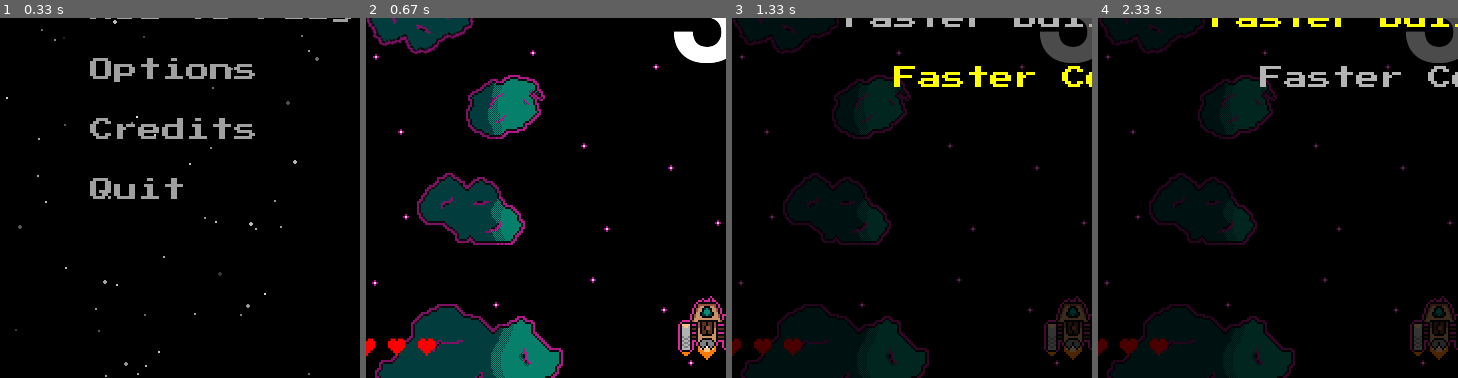
Above: before the commit, frames 1-4 (left to right).
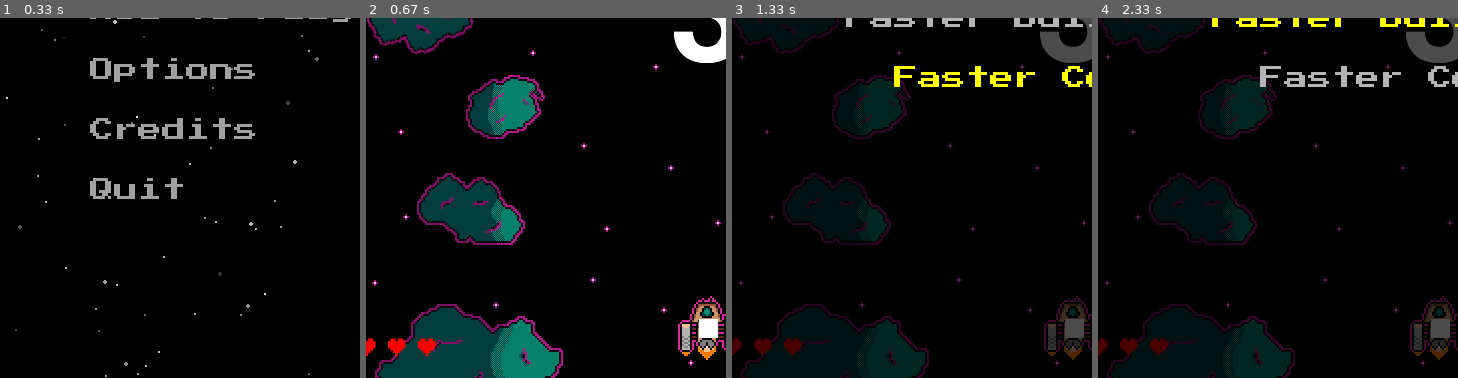
Above: after the commit, the same moments.

Repository: software-engineering-game/pygame-game
Game: pygame game, started from main.py
The game is run twice, just before and just after one commit, with the same random seed, the same clock (stepped at 60 frames per second) and the same inputs.
Inputs:
- Up to frame 1 (0.33 s): no input
- Up to frame 2 (0.67 s): tap Enter at 0.33 s
- Up to frame 3 (1.33 s): tap T at 0.67 s; hold Up from 1 s (still down)
- Up to frame 4 (2.33 s): release Up at 1.47 s; hold Down 1.5-1.8 s; hold Up 1.83-2.2 s; hold Down from 2.23 s (still down)
The pictures show only the part of the screen within x 2-52%, y 50-100%; the shares and areas given below are measured in that part.

Frame 1 is identical in both runs. In frame 2, 0.3% of the frame differs, in the area x 92-98%, y 83-89%; in frame 3, 0.3%; in frame 4, 0.3%.

Commit message:
Initial version to test hitboxes

Diff:
--- a/states/confirm_quit_state.py
+++ b/states/confirm_quit_state.py
@@ -14,12 +14,12 @@
         self.options = ["Yes", "No"]
 
     def handle_event(self, app, event):
-        sfx_menu = pygame.mixer.Sound("assets/sfx/menu1.wav")
+        #sfx_menu = pygame.mixer.Sound("assets/sfx/menu1.wav")
         if event.type == pygame.KEYDOWN:
 
             if event.key in (pygame.K_LEFT, pygame.K_RIGHT):
                 self.selected = (self.selected + 1) % 2
-                pygame.mixer.Sound.play(sfx_menu)
+                #pygame.mixer.Sound.play(sfx_menu)
             elif event.key == pygame.K_RETURN:
                 if self.selected == 0:
                     app.running = False
--- a/states/entities.py
+++ b/states/entities.py
@@ -112,7 +112,9 @@
             dy += self.speed
 
         self.rect.x += dx
+        self.hitbox.x += dx
         self.rect.y += dy
+        self.hitbox.y += dy
 
 # Class for the standard firing mode
 class Player_Auto(Player):
@@ -157,7 +159,6 @@
         # Hitbox
         self.hitbox = self.rect.scale_by(0.4)
 
-
         self.vertical_speed = random.uniform(0.8, 1.5)
         self.vx = random.uniform(-1.5, 1.5)
         self.vy = random.uniform(0.8, 1.5)
--- a/states/game_state.py
+++ b/states/game_state.py
@@ -18,7 +18,7 @@
     def on_enter(self, app):
         self.app = app
         pygame.init()
-        pygame.mixer.init(devicename="pygame.mixer.get_dev_info()")
+        #pygame.mixer.init(devicename="pygame.mixer.get_dev_info()")
 
         # Sets the background color, and draws the image
         self.bg_color = (0, 0, 0)
@@ -72,8 +72,6 @@
             )
 
             self.enemy_ships.add(enemy)
-
-
 
         # Spawning Player
         player_speed = 5
@@ -152,8 +150,8 @@
 
             if self.lives <= 0:
                 app.change_state(DeathState("You Died", self.enemy_hit_count))
-                sfx_player_boom = pygame.mixer.Sound("assets/sfx/p_boom.wav")
-                pygame.mixer.Sound.play(sfx_player_boom)
+                #sfx_player_boom = pygame.mixer.Sound("assets/sfx/p_boom.wav")
+                #pygame.mixer.Sound.play(sfx_player_boom)
                 return
 
         # If enemy bullet hits player
@@ -187,8 +185,8 @@
         )
         #Score tracking for hits,
         if collisions:
-            sfx_boom = pygame.mixer.Sound("assets/sfx/en_boom.wav")
-            pygame.mixer.Sound.play(sfx_boom)
+            #sfx_boom = pygame.mixer.Sound("assets/sfx/en_boom.wav")
+            #pygame.mixer.Sound.play(sfx_boom)
             self.enemy_hit_count += len(collisions)
 
 
@@ -230,7 +228,7 @@
 
 
         # delete after testing
-        # pygame.draw.rect(screen, (255,255,255), self.player.hitbox)
+        pygame.draw.rect(screen, (255,255,255), self.player.hitbox)
 
         # Draw hit counter
         font = pygame.font.Font(None, 36)
--- a/states/main_menu_state.py
+++ b/states/main_menu_state.py
@@ -28,16 +28,16 @@
             self.selected = 0
 
     def handle_event(self, app, event):
-        sfx_menu = pygame.mixer.Sound("assets/sfx/menu1.wav")
+        #sfx_menu = pygame.mixer.Sound("assets/sfx/menu1.wav")
         if event.type == pygame.KEYDOWN:
 
             if event.key == pygame.K_UP:
                 self.selected = (self.selected - 1) % len(self.options)
-                pygame.mixer.Sound.play(sfx_menu)
+                #pygame.mixer.Sound.play(sfx_menu)
 
             elif event.key == pygame.K_DOWN:
                 self.selected = (self.selected + 1) % len(self.options)
-                pygame.mixer.Sound.play(sfx_menu)
+                #pygame.mixer.Sound.play(sfx_menu)
 
             elif event.key == pygame.K_RETURN:
 
--- a/states/upgrade_state.py
+++ b/states/upgrade_state.py
@@ -17,12 +17,12 @@
         self.options = ["Faster Bullet Speed", "Faster Cooldown"]
 
     def handle_event(self, app, event):
-        sfx_menu = pygame.mixer.Sound("assets/sfx/menu1.wav")
+        #sfx_menu = pygame.mixer.Sound("assets/sfx/menu1.wav")
         if event.type == pygame.KEYDOWN:
 
             if event.key in (pygame.K_UP, pygame.K_DOWN):
                 self.selected = (self.selected + 1) % 2
-                pygame.mixer.Sound.play(sfx_menu)
+                #pygame.mixer.Sound.play(sfx_menu)
             elif event.key == pygame.K_RETURN or event.key == pygame.K_SPACE:
                 if self.selected == 0:
                     settings.BULLET_SPEED = 15
